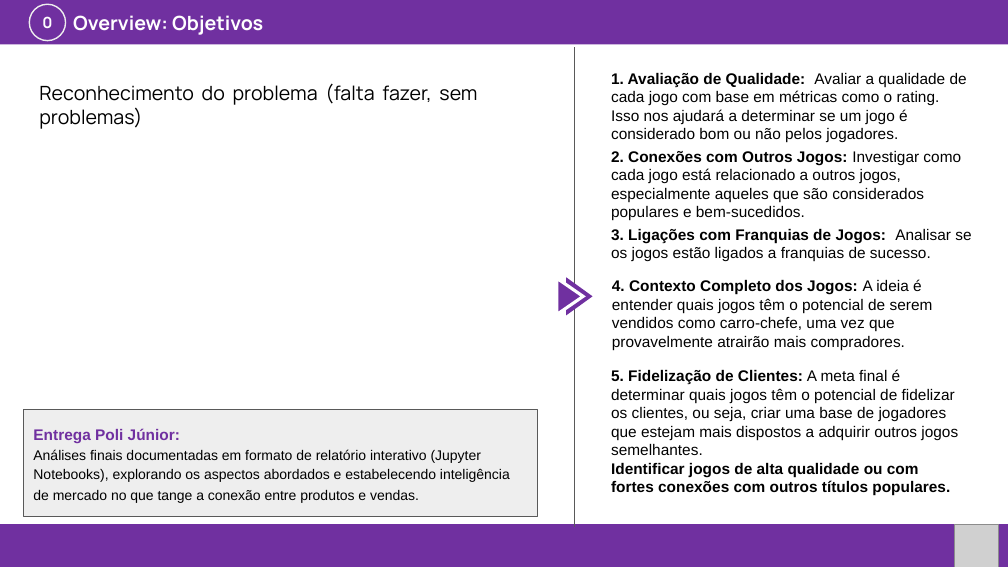
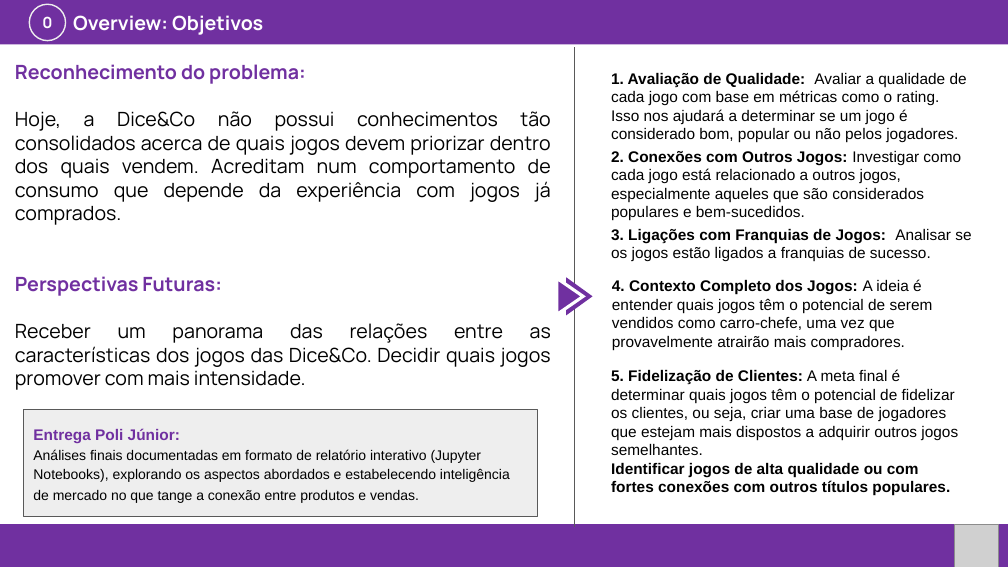
Before and after one commit to RenanGroto/Dice-Co, a slide deck: slide 3 of Poli Júnior + Dice&Co.pptx. Drawn at 1008x567 pixels with LibreOffice and Linux fonts; fonts in the diff are those of the drawing; grey boxes stand for pictures; background and template pictures are left out. Boxes give left, top, right and bottom in pixels: in the first picture for what was removed or moved away, otherwise in the second. Text is boxed around its words. In the diff, an @@ line names an element or a change of style, - is before the commit and + after.

```diff
--- a/Poli Júnior + Dice&Co.pptx
+++ b/Poli Júnior + Dice&Co.pptx
@@ text at <box>15,64,551,390</box>: text changed @@
-Reconhecimento do problema (falta fazer, sem problemas)
+Reconhecimento do problema:
+Hoje, a Dice&Co não possui conhecimentos tão consolidados acerca de quais jogos devem priorizar dentro dos quais vendem. Acreditam num comportamento de consumo que depende da experiência com jogos já comprados.
+Perspectivas Futuras:
+Receber um panorama das relações entre as características dos jogos das Dice&Co. Decidir quais jogos promover com mais intensidade.
@@ text at <box>611,73,967,143</box>: text changed @@
-1. Avaliação de Qualidade: Avaliar a qualidade de cada jogo com base em métricas como o rating. Isso nos ajudará a determinar se um jogo é considerado bom ou não pelos jogadores.
+1. Avaliação de Qualidade: Avaliar a qualidade de cada jogo com base em métricas como o rating. Isso nos ajudará a determinar se um jogo é considerado bom, popular ou não pelos jogadores.
```
Also in this commit, not shown: 1 other slide changed, 1 other file.
